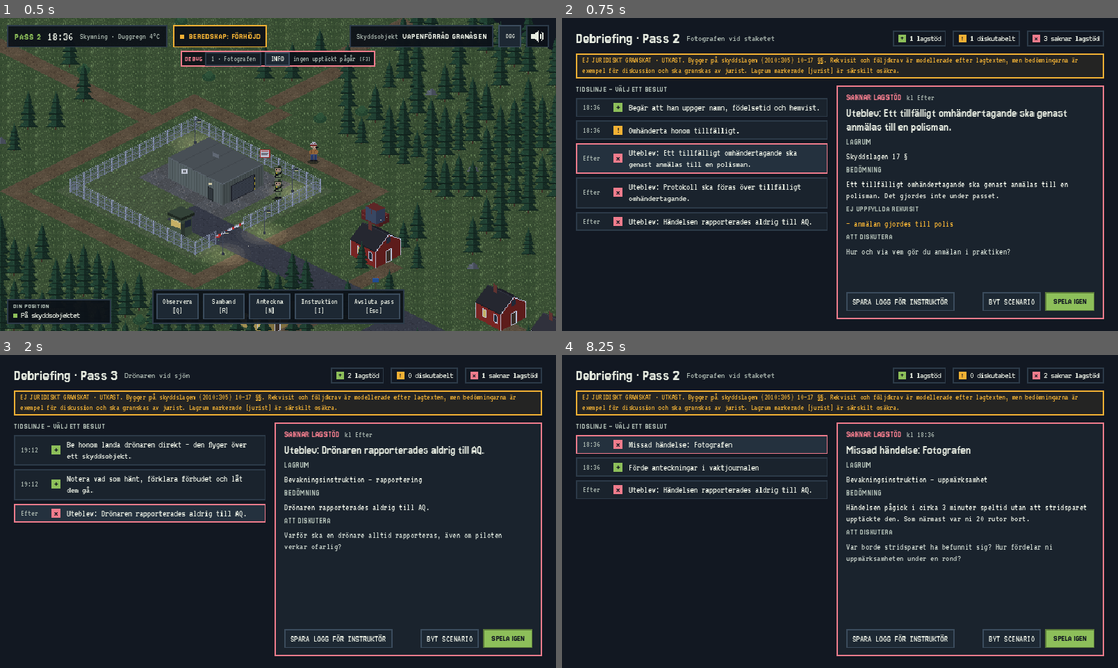
Above: before the commit, frames 1-4 (two rows, left to right).
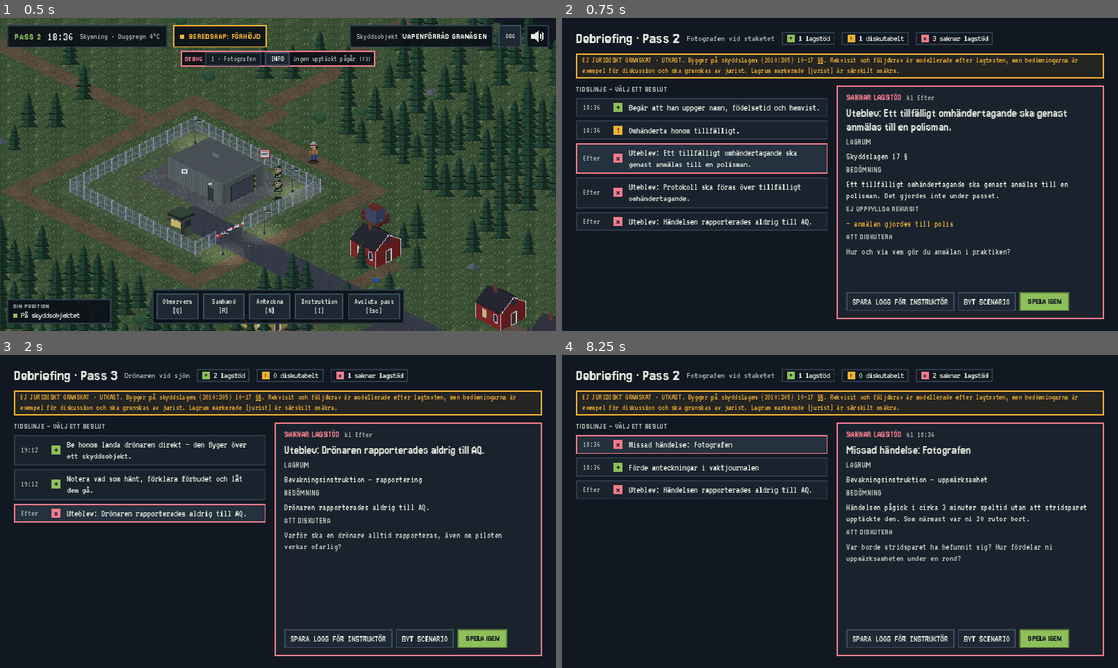
Above: after the commit, the same moments.

Repository: sulaco-hue/skyddsvakt
Game: Godot game, scene res://tester/kontroll.tscn
Same seed, same stepped clock (60 frames per second), same inputs: the game is played once before the commit and once after it. This scene is started directly instead of the project's main scene.
Inputs (mouse positions are in pixels of both pictures, inside the frame that each line leads up to):
- Up to frame 1 (0.5 s): no input
- Up to frame 2 (0.75 s): click "DBG" at 0.5 s
- Up to frame 3 (2 s): click (539, 373) at 1.27 s
- Up to frame 4 (8.25 s): click "SPARA LOGG FÖR INSTRUKTÖR" at 2 s; click "INFO" at 2.75 s; click "Samband [R]" at 3.5 s; click "INFO" at 4.25 s; click "Anteckna [N]" at 5 s; click "Instruktion [I]" at 5.75 s; click "Avsluta pass [Esc]" at 6.5 s; click "BEVAKNINGSINSTRUKTION" at 7.25 s; click "INFO" at 8 s

Frame 1 is identical in both runs. In frame 2, 2.0% of the frame differs, in the area x 39-98%, y 4-94%; in frame 3, 2.0%; in frame 4, 2.0%.

Commit message:
Debriefing: rubrikrad och knappar bryts, kompakt layout på mobil
Co-Authored-By: Claude Opus 5.5 <noreply@anthropic.com>
Claude-Session: https://claude.ai/code/session_01PWrrRnAUGCDbWAToA7Kxse

Diff:
--- a/scripts/ui/debriefing.gd
+++ b/scripts/ui/debriefing.gd
@@ -31,50 +31,56 @@
 	add_child(bg)
 	var marg := MarginContainer.new()
 	UiKit.helskarm(marg)
+	var k := UiKit.kompakt
 	for s in ["margin_left", "margin_right"]:
-		marg.add_theme_constant_override(s, 32)
+		marg.add_theme_constant_override(s, 12 if k else 32)
 	for s in ["margin_top", "margin_bottom"]:
-		marg.add_theme_constant_override(s, 28)
+		marg.add_theme_constant_override(s, 8 if k else 28)
 	marg.mouse_filter = Control.MOUSE_FILTER_IGNORE
 	add_child(marg)
-	var kol := UiKit.vbox(16)
+	var kol := UiKit.vbox(6 if k else 16)
 	marg.add_child(kol)
 
-	# Rubrikrad med sammanfattning
-	var topp := UiKit.hbox(16)
-	topp.add_child(UiKit.titel("Debriefing · " + str(scenario.get("pass", ""))))
-	var under := UiKit.etikett(str(scenario.get("namn", "")), 22, UiKit.DAMPAD)
-	under.vertical_alignment = VERTICAL_ALIGNMENT_CENTER
-	topp.add_child(under)
-	topp.add_child(UiKit.fyllnad())
+	# Rubrikrad med sammanfattning. Bryts till flera rader när skärmen är smal.
+	var topp := HFlowContainer.new()
+	topp.add_theme_constant_override("h_separation", 10 if k else 16)
+	topp.add_theme_constant_override("v_separation", 4)
+	topp.add_child(UiKit.titel("Debriefing · " + str(scenario.get("pass", "")), 22 if k else 26))
+	if not k:
+		var under := UiKit.etikett(str(scenario.get("namn", "")), 22, UiKit.DAMPAD)
+		under.vertical_alignment = VERTICAL_ALIGNMENT_CENTER
+		under.size_flags_vertical = Control.SIZE_SHRINK_CENTER
+		topp.add_child(under)
 	var antal := {"ok": 0, "warn": 0, "bad": 0}
 	for p in poster:
 		var u := str(p.get("utfall", "warn"))
 		antal[u] = int(antal.get(u, 0)) + 1
 	for u in ["ok", "warn", "bad"]:
-		var chip := UiKit.panel(UiKit.KANT, Color(0, 0, 0, 0), 12, 4)
+		var chip := UiKit.panel(UiKit.KANT, Color(0, 0, 0, 0), 8 if k else 12, 2 if k else 4)
+		chip.size_flags_vertical = Control.SIZE_SHRINK_CENTER
 		var ch := UiKit.hbox(8)
 		chip.add_child(ch)
 		var ik := UiKit.utfallsikon(u, 18)
 		ik.size_flags_vertical = Control.SIZE_SHRINK_CENTER
 		ch.add_child(ik)
 		var etikett_text := {"ok": "lagstöd", "warn": "diskutabelt", "bad": "saknar lagstöd"}
-		ch.add_child(UiKit.etikett("%d %s" % [antal[u], etikett_text[u]], 20))
+		ch.add_child(UiKit.etikett("%d %s" % [antal[u], etikett_text[u]], 18 if k else 20))
 		topp.add_child(chip)
 	kol.add_child(topp)
 
 	if not granskad:
-		var varning := UiKit.panel(UiKit.BARNSTEN, Color(0.95, 0.69, 0.2, 0.08), 14, 6)
-		varning.add_child(UiKit.etikett("EJ JURIDISKT GRANSKAT · " + kommentar, 19, UiKit.BARNSTEN, true))
+		var varning := UiKit.panel(UiKit.BARNSTEN, Color(0.95, 0.69, 0.2, 0.08), 10 if k else 14, 3 if k else 6)
+		var vtext := "EJ JURIDISKT GRANSKAT" if k else "EJ JURIDISKT GRANSKAT · " + kommentar
+		varning.add_child(UiKit.etikett(vtext, 17 if k else 19, UiKit.BARNSTEN, true))
 		kol.add_child(varning)
 
-	var mitt := UiKit.hbox(20)
+	var mitt := UiKit.hbox(10 if k else 20)
 	mitt.size_flags_vertical = Control.SIZE_EXPAND_FILL
 	kol.add_child(mitt)
 
 	# Tidslinje
 	var vanster := UiKit.vbox(8)
-	vanster.custom_minimum_size = Vector2(420 if UiKit.kompakt else 580, 0)
+	vanster.custom_minimum_size = Vector2(290 if k else 580, 0)
 	mitt.add_child(vanster)
 	vanster.add_child(UiKit.rubrik("TIDSLINJE – VÄLJ ETT BESLUT", 13, UiKit.DAMPAD))
 	var scroll := ScrollContainer.new()
@@ -92,7 +98,7 @@
 		lista.add_child(rad)
 
 	# Analys
-	_analys = UiKit.panel(UiKit.KANT2, UiKit.RUTA, 22, 18)
+	_analys = UiKit.panel(UiKit.KANT2, UiKit.RUTA, 12 if k else 22, 10 if k else 18)
 	_analys.size_flags_horizontal = Control.SIZE_EXPAND_FILL
 	mitt.add_child(_analys)
 	var ascroll := ScrollContainer.new()
@@ -112,30 +118,32 @@
 	_a_rubrik.autowrap_mode = TextServer.AUTOWRAP_WORD_SMART
 	av.add_child(_a_rubrik)
 	av.add_child(UiKit.rubrik("LAGRUM", 13, UiKit.DAMPAD))
-	_a_lagrum = UiKit.etikett("", 22, UiKit.TEXT, true)
+	_a_lagrum = UiKit.etikett("", 19 if k else 22, UiKit.TEXT, true)
 	av.add_child(_a_lagrum)
 	av.add_child(UiKit.rubrik("BEDÖMNING", 13, UiKit.DAMPAD))
-	_a_kommentar = UiKit.etikett("", 22, UiKit.TEXT, true)
+	_a_kommentar = UiKit.etikett("", 19 if k else 22, UiKit.TEXT, true)
 	av.add_child(_a_kommentar)
 	_a_ok_rubrik = UiKit.rubrik("UPPFYLLDA REKVISIT", 13, UiKit.DAMPAD)
 	av.add_child(_a_ok_rubrik)
-	_a_ok = UiKit.etikett("", 21, UiKit.GRON, true)
+	_a_ok = UiKit.etikett("", 18 if k else 21, UiKit.GRON, true)
 	av.add_child(_a_ok)
 	_a_krav_rubrik = UiKit.rubrik("EJ UPPFYLLDA REKVISIT", 13, UiKit.DAMPAD)
 	av.add_child(_a_krav_rubrik)
-	_a_krav = UiKit.etikett("", 22, UiKit.BARNSTEN, true)
+	_a_krav = UiKit.etikett("", 19 if k else 22, UiKit.BARNSTEN, true)
 	av.add_child(_a_krav)
 	av.add_child(UiKit.rubrik("ATT DISKUTERA", 13, UiKit.DAMPAD))
-	_a_diskutera = UiKit.etikett("", 22, UiKit.LJUS, true)
+	_a_diskutera = UiKit.etikett("", 19 if k else 22, UiKit.LJUS, true)
 	av.add_child(_a_diskutera)
 	av.add_child(UiKit.fyllnad())
 	_status = UiKit.etikett("", 19, UiKit.GRON, true)
 	av.add_child(_status)
-	var knappar := UiKit.hbox(10)
-	var spara := UiKit.knapp("SPARA LOGG FÖR INSTRUKTÖR")
+	# Knapparna bryts till nästa rad om de inte får plats.
+	var knappar := HFlowContainer.new()
+	knappar.add_theme_constant_override("h_separation", 8)
+	knappar.add_theme_constant_override("v_separation", 8)
+	var spara := UiKit.knapp("SPARA LOGG" if k else "SPARA LOGG FÖR INSTRUKTÖR")
 	spara.pressed.connect(_spara)
 	knappar.add_child(spara)
-	knappar.add_child(UiKit.fyllnad())
 	var byt := UiKit.knapp("BYT SCENARIO")
 	byt.pressed.connect(func() -> void: byt_scenario.emit())
 	knappar.add_child(byt)
@@ -160,15 +168,15 @@
 
 func _tidslinjerad(i: int, post: Dictionary) -> PanelContainer:
 	var ruta := UiKit.klickruta(UiKit.KANT, UiKit.RUTA, UiKit.KANT2)
-	var h := UiKit.hbox(14)
+	var h := UiKit.hbox(8 if UiKit.kompakt else 14)
 	ruta.add_child(h)
-	var tid := UiKit.etikett(str(post.get("tid", "")), 20, UiKit.DAMPAD)
-	tid.custom_minimum_size = Vector2(56, 0)
+	var tid := UiKit.etikett(str(post.get("tid", "")), 18 if UiKit.kompakt else 20, UiKit.DAMPAD)
+	tid.custom_minimum_size = Vector2(44 if UiKit.kompakt else 56, 0)
 	h.add_child(tid)
 	var ik := UiKit.utfallsikon(str(post.get("utfall", "warn")), 22)
 	ik.size_flags_vertical = Control.SIZE_SHRINK_CENTER
 	h.add_child(ik)
-	var t := UiKit.etikett(str(post.get("beskrivning", post.get("namn", ""))), 22, UiKit.TEXT, true)
+	var t := UiKit.etikett(str(post.get("beskrivning", post.get("namn", ""))), 19 if UiKit.kompakt else 22, UiKit.TEXT, true)
 	t.size_flags_horizontal = Control.SIZE_EXPAND_FILL
 	h.add_child(t)
 	ruta.gui_input.connect(_pa_rad_input.bind(i, ruta))
